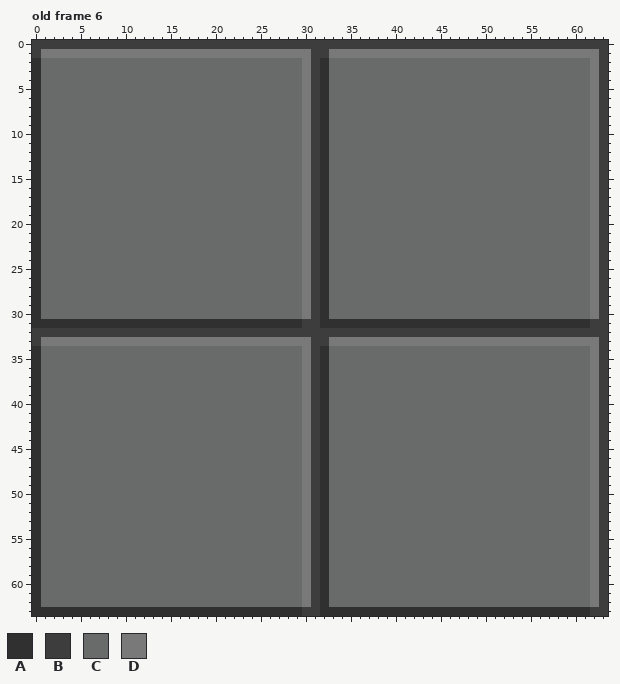
One commit to this pixel-art file: RTS2/Assets/Textures/EnvironmentSprites/TestNewTiles.aseprite. Above is the file before it was changed.
64x64 pixels, 10 frames. Colours within 5 levels of each other are drawn and written as one. Shown: old frame 6. The commit also changed other frames, which this record leaves out.
Palette (. is transparent): A #303030  B #3d3d3d  C #696a6a  D #797979
And afterwards:
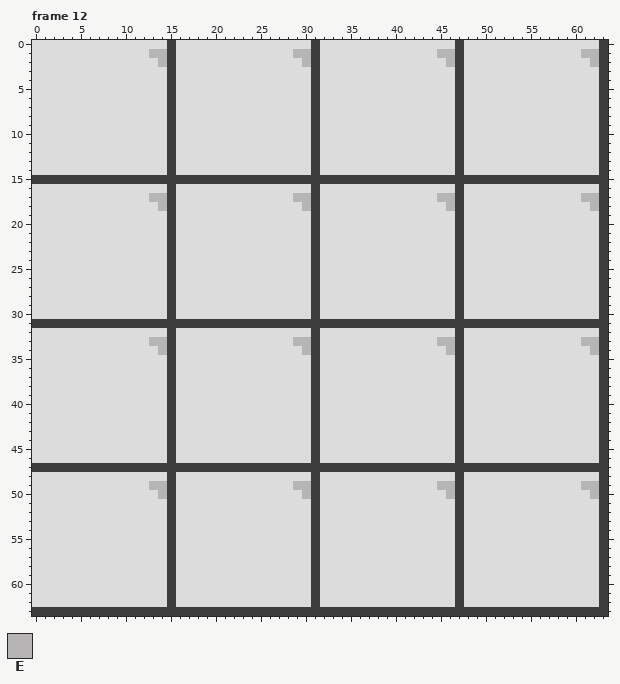
Colours new in this view: E #b6b4b4
A new or re-ordered frame is compared with the old frame closest to it.
Difference:
frames 10 -> 14
colour C: #696a6a -> #dcdcdc
Changed rows in their new state; - is a pixel that keeps its letter.
Frame 12 is new; against old frame 6:
first column x 0:
 0 CCCCCCCCCCCCCCC-CCCCCCCCCCCCCCC-CCCCCCCCCCCCCCC-CCCCCCCCCCCCCCC
 1 CCCCCCCCCCCCCEEBCCCCCCCCCCCCCEE-CCCCCCCCCCCCCEEBCCCCCCCCCCCCCEE
 2 C-------------EB--------------E-C-------------EB--------------E
 3 C--------------B--------------C-C--------------B--------------C
 4 C--------------B--------------C-C--------------B--------------C
 5 C--------------B--------------C-C--------------B--------------C
 6 C--------------B--------------C-C--------------B--------------C
 7 C--------------B--------------C-C--------------B--------------C
 8 C--------------B--------------C-C--------------B--------------C
 9 C--------------B--------------C-C--------------B--------------C
10 C--------------B--------------C-C--------------B--------------C
11 C--------------B--------------C-C--------------B--------------C
12 C--------------B--------------C-C--------------B--------------C
13 C--------------B--------------C-C--------------B--------------C
14 C--------------B--------------C-C--------------B--------------C
15 BBBBBBBBBBBBBBBBBBBBBBBBBBBBBBB-BBBBBBBBBBBBBBBBBBBBBBBBBBBBBBB
16 C--------------B--------------C-C--------------B--------------C
17 C------------EEB-------------EE-C------------EEB-------------EE
18 C-------------EB--------------E-C-------------EB--------------E
19 C--------------B--------------C-C--------------B--------------C
20 C--------------B--------------C-C--------------B--------------C
21 C--------------B--------------C-C--------------B--------------C
22 C--------------B--------------C-C--------------B--------------C
23 C--------------B--------------C-C--------------B--------------C
24 C--------------B--------------C-C--------------B--------------C
25 C--------------B--------------C-C--------------B--------------C
26 C--------------B--------------C-C--------------B--------------C
27 C--------------B--------------C-C--------------B--------------C
28 C--------------B--------------C-C--------------B--------------C
29 C--------------B--------------C-C--------------B--------------C
30 C--------------B--------------C-C--------------B--------------C
31 BBBBBBBBBBBBBBBBBBBBBBBBBBBBBB--BBBBBBBBBBBBBBBBBBBBBBBBBBBBBB-
32 CCCCCCCCCCCCCCC-CCCCCCCCCCCCCCC-CCCCCCCCCCCCCCC-CCCCCCCCCCCCCCC
33 CCCCCCCCCCCCCEEBCCCCCCCCCCCCCEE-CCCCCCCCCCCCCEEBCCCCCCCCCCCCCEE
34 C-------------EB--------------E-C-------------EB--------------E
35 C--------------B--------------C-C--------------B--------------C
36 C--------------B--------------C-C--------------B--------------C
37 C--------------B--------------C-C--------------B--------------C
38 C--------------B--------------C-C--------------B--------------C
39 C--------------B--------------C-C--------------B--------------C
40 C--------------B--------------C-C--------------B--------------C
41 C--------------B--------------C-C--------------B--------------C
42 C--------------B--------------C-C--------------B--------------C
43 C--------------B--------------C-C--------------B--------------C
44 C--------------B--------------C-C--------------B--------------C
45 C--------------B--------------C-C--------------B--------------C
46 C--------------B--------------C-C--------------B--------------C
47 BBBBBBBBBBBBBBBBBBBBBBBBBBBBBBB-BBBBBBBBBBBBBBBBBBBBBBBBBBBBBBB
48 C--------------B--------------C-C--------------B--------------C
49 C------------EEB-------------EE-C------------EEB-------------EE
50 C-------------EB--------------E-C-------------EB--------------E
51 C--------------B--------------C-C--------------B--------------C
52 C--------------B--------------C-C--------------B--------------C
53 C--------------B--------------C-C--------------B--------------C
54 C--------------B--------------C-C--------------B--------------C
55 C--------------B--------------C-C--------------B--------------C
56 C--------------B--------------C-C--------------B--------------C
57 C--------------B--------------C-C--------------B--------------C
58 C--------------B--------------C-C--------------B--------------C
59 C--------------B--------------C-C--------------B--------------C
60 C--------------B--------------C-C--------------B--------------C
61 C--------------B--------------C-C--------------B--------------C
62 C--------------B--------------C-C--------------B--------------C
63 BBBBBBBBBBBBBBBBBBBBBBBBBBBBBB--BBBBBBBBBBBBBBBBBBBBBBBBBBBBBB-
Where, in picture pixels (left, top, right, bottom), the same in both pictures:
changed: (32, 40, 599, 616)
